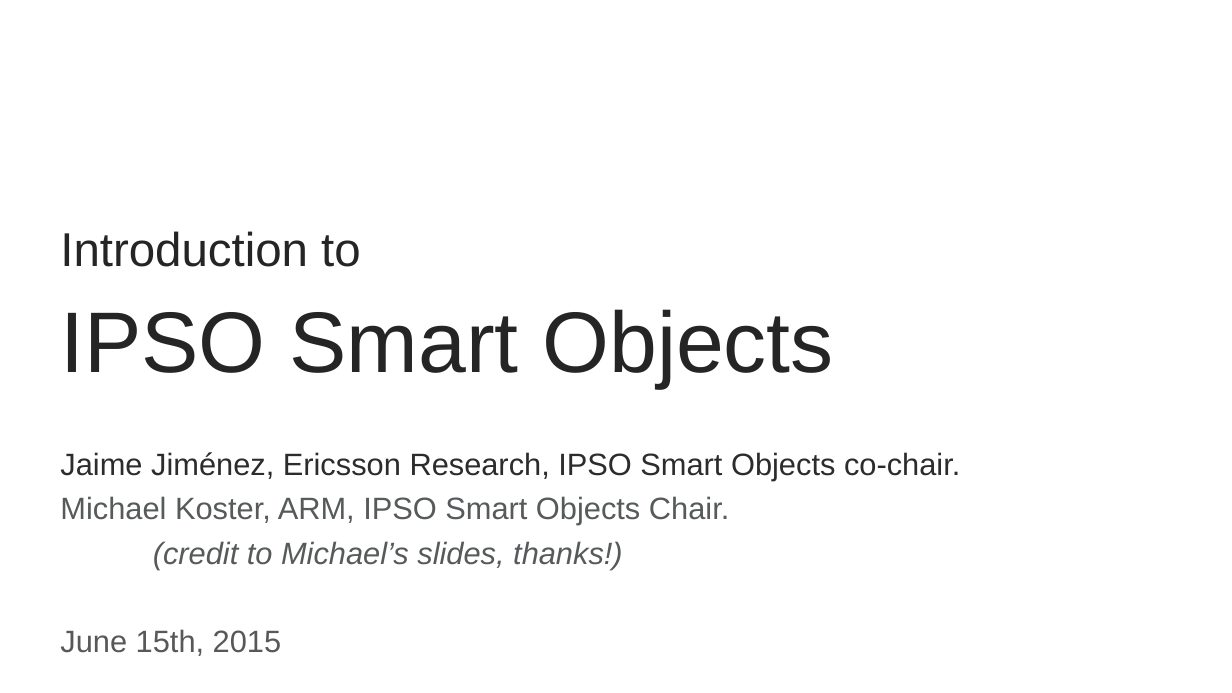
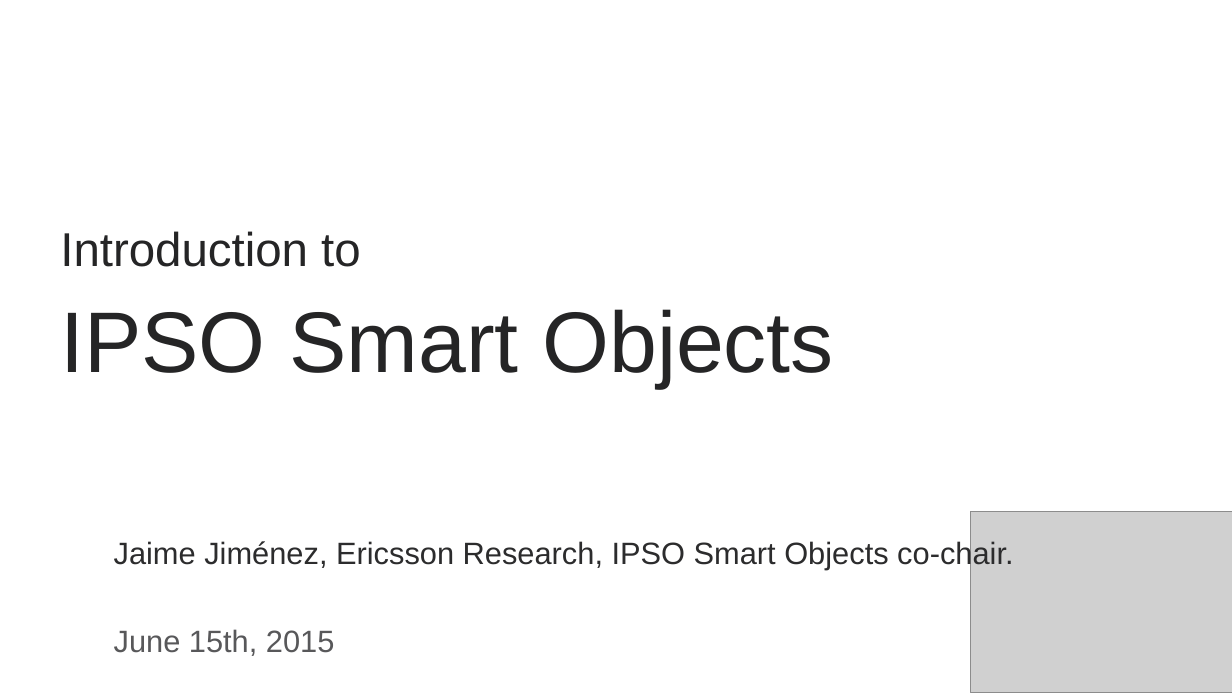
Before and after one commit to jaimejim/iot-playground, a slide deck: slide 1 of Documentation/IPSO_Intro_IOTWEEK.pptx. Drawn at 1232x693 pixels with LibreOffice and Linux fonts; fonts in the diff are those of the drawing; grey boxes stand for pictures; background and template pictures are left out. Boxes give left, top, right and bottom in pixels: in the first picture for what was removed or moved away, otherwise in the second. Text is boxed around its words. In the diff, an @@ line names an element or a change of style, - is before the commit and + after.

```diff
--- a/Documentation/IPSO_Intro_IOTWEEK.pptx
+++ b/Documentation/IPSO_Intro_IOTWEEK.pptx
@@ text "Jaime Jiménez, Ericsson Research, IPSO ...": place and size @@
-text "Jaime Jiménez, Ericsson Research, IPSO ..." at (60,452,960,656)
+text "Jaime Jiménez, Ericsson Research, IPSO ..." at (114,539,1013,656)
@@ text at (60,496,729,569): paragraphs removed @@
-Michael Koster, ARM, IPSO Smart Objects Chair.
-(credit to Michael’s slides, thanks!)
@@ picture added at (970,512,1232,693) @@
```
Also in this commit, not shown: 3 other slides changed, 2 other files.
